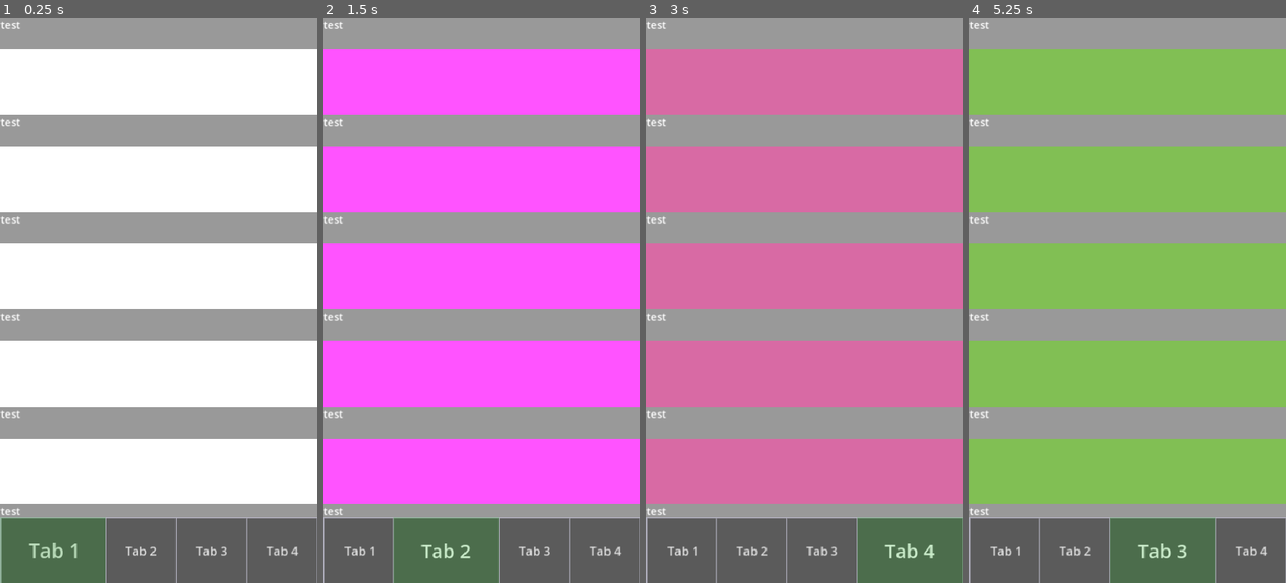
Above: before the commit, frames 1-4 (left to right).
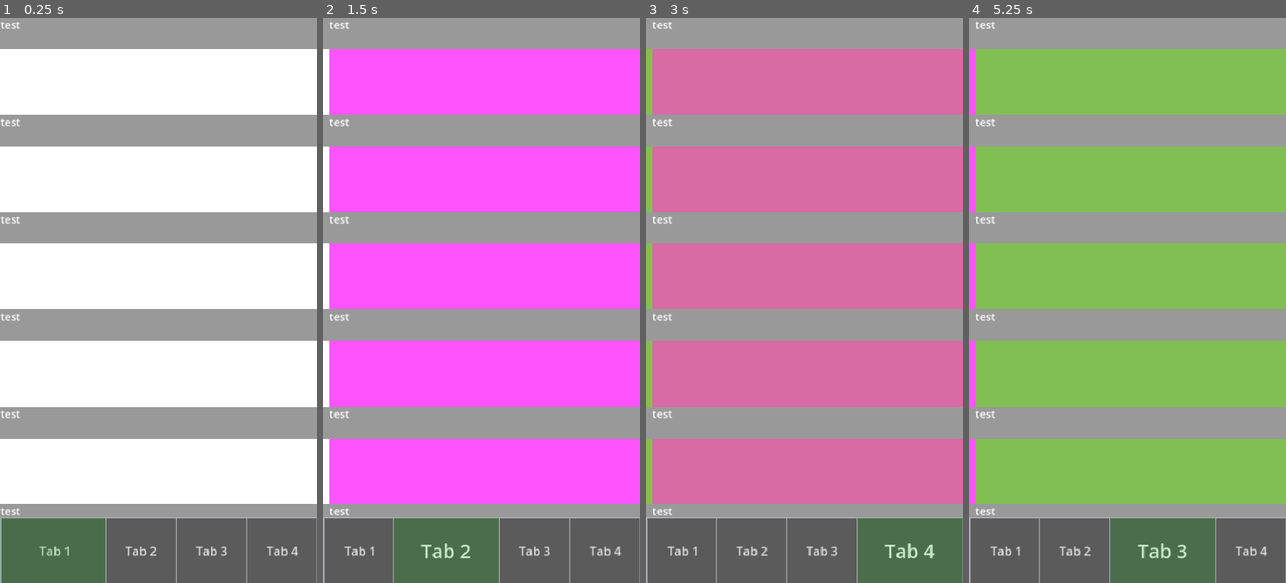
Above: after the commit, the same moments.

Repository: Nielstupido/UI_cloning
Game: Godot game, scene res://Scenes/menu.tscn
The game is run twice, just before and just after one commit, with the same random seed, the same clock (stepped at 60 frames per second) and the same inputs.
Inputs:
- Up to frame 1 (0.25 s): no input
- Up to frame 2 (1.5 s): click "Tab 1" at 0.5 s; click "Tab 2" at 1.25 s
- Up to frame 3 (3 s): click "Tab 3" at 2 s; click "Tab 4" at 2.75 s
- Up to frame 4 (5.25 s): click "Tab 1" at 3.5 s; click "Tab 2" at 4.25 s; click "Tab 3" at 5 s

The runs differ from the first frame. In frame 1, 0.2% of the frame differs, in the area x 9-25%, y 92-96%; in frame 2, 1.5%, in the area x 0-9%, y 0-88%; in frame 3, 1.5%; in frame 4, 1.5%.

Commit message:
Fixed the syncing of tab button highlight and screen pages

Diff:
--- a/Scenes/menu.gd
+++ b/Scenes/menu.gd
@@ -14,10 +14,12 @@
 var swipe_direction_locked : String = EMPTY
 var is_dragging : bool = false
 var page_width : float = 0
-var current_page : int = 0
+var current_page_index : int = 0
+var next_page_index : int = 0
 var swipe_threshold : int = 50  # Minimum swipe distance to trigger page change
 var direction_lock_threshold : int = 10  # Minimum movement to lock direction
 var tween : Tween
+var current_scroll_container : Control
 
 
 func _ready():
@@ -40,6 +42,8 @@
 
 
 func _input(event: InputEvent) -> void:
+	current_scroll_container = pages_container.get_child(current_page_index).get_node("ScrollContainer")
+
 	if event is InputEventScreenTouch:
 		if event.pressed:
 			swipe_start_pos = event.position
@@ -53,12 +57,12 @@
 				var swipe_amount = delta.x
 
 				if abs(swipe_amount) > swipe_threshold:
-					if swipe_amount < 0 and current_page < pages_container.get_child_count() - 1:
-						current_page += 1
-					elif swipe_amount > 0 and current_page > 0:
-						current_page -= 1
+					if swipe_amount < 0 and current_page_index < pages_container.get_child_count() - 1:
+						next_page_index = current_page_index + 1
+					elif swipe_amount > 0 and current_page_index > 0:
+						next_page_index = current_page_index - 1
 
-				snap_to_page(current_page)
+				snap_to_page(next_page_index)
 
 	elif event is InputEventScreenDrag and is_dragging:
 		var delta = event.position - swipe_start_pos
@@ -72,45 +76,31 @@
 					swipe_direction_locked = "vertical"
 
 		if swipe_direction_locked == "horizontal":
-			var offset = -current_page * page_width + delta.x
+			var offset = -current_page_index * page_width + delta.x
 			pages_container.position.x = offset
+			current_scroll_container.mouse_filter = Control.MOUSE_FILTER_IGNORE
+		else:
+			current_scroll_container.mouse_filter = Control.MOUSE_FILTER_PASS
 
 
 func snap_to_page(page_index: int) -> void:
 	var target_x = -page_index * page_width
+	_animate_tab_icon(page_index)
+	_animate_tab_highlight(page_index)
+
 	if tween:
 		tween.kill()
 
 	tween = get_tree().create_tween()
 	tween.tween_property(pages_container, "position:x", target_x, 0.25).set_trans(Tween.TRANS_CUBIC).set_ease(Tween.EASE_OUT)
+	current_page_index = page_index
 
 
 func _on_tab_button_pressed(target_index : int) -> void:
-	_animate_tab_icon(target_index)
-	tab_buttons.get_child(current_page).size_flags_stretch_ratio = DEFAULT_TAB_RATIO
-	tab_buttons.get_child(target_index).size_flags_stretch_ratio = HIGHLIGHTED_TAB_RATIO
-	tab_buttons_overlay.move_child(tab_buttons_highlight, target_index)
-
-	if target_index == current_page:
+	if target_index == current_page_index:
 		return
 
-	var direction = 1 if target_index > current_page else -1
-
-	var old_page = pages_container.get_child(current_page)
-	var new_page = pages_container.get_child(target_index)
-
-	new_page.visible = true
-	new_page.position.x = direction * pages_container.size.x
-	old_page.position.x = 0
-
-	if tween:
-		tween.kill()
-
-	tween = get_tree().create_tween()
-	tween.tween_property(old_page, "position:x", -direction * pages_container.size.x, 0.05).set_trans(Tween.TRANS_QUAD).set_ease(Tween.EASE_OUT)
-	tween.tween_property(new_page, "position:x", 0, 0.05).set_trans(Tween.TRANS_QUAD).set_ease(Tween.EASE_OUT)
-	tween.tween_callback(Callable(self, "_on_tab_animation_finished").bind(old_page))
-	current_page = target_index
+	snap_to_page(target_index)
 
 
 func _on_tab_animation_finished(old_page : Node) -> void:
@@ -118,11 +108,17 @@
 	old_page.position.x = 0
 
 
+func _animate_tab_highlight(target_index) -> void:
+	tab_buttons.get_child(current_page_index).size_flags_stretch_ratio = DEFAULT_TAB_RATIO
+	tab_buttons.get_child(target_index).size_flags_stretch_ratio = HIGHLIGHTED_TAB_RATIO
+	tab_buttons_overlay.move_child(tab_buttons_highlight, target_index)
+
+
 func _animate_tab_icon(target_index : int) -> void:
-	var old_button : Button = tab_buttons.get_child(current_page)
+	var old_button : Button = tab_buttons.get_child(current_page_index)
 	var new_button : Button = tab_buttons.get_child(target_index)
 
-	if target_index != current_page:
+	if target_index != current_page_index:
 		get_tree().create_tween().tween_method(
 			func(value):
 				old_button.add_theme_font_size_override("font_size", round(value)),
